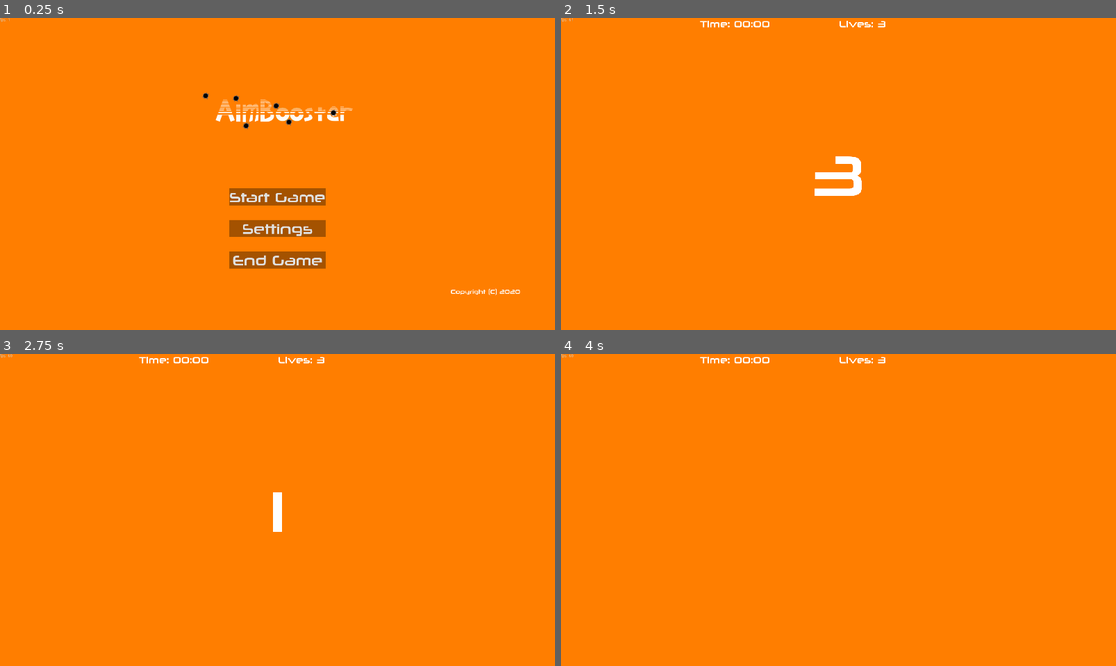
Above: before the commit, frames 1-4 (two rows, left to right).
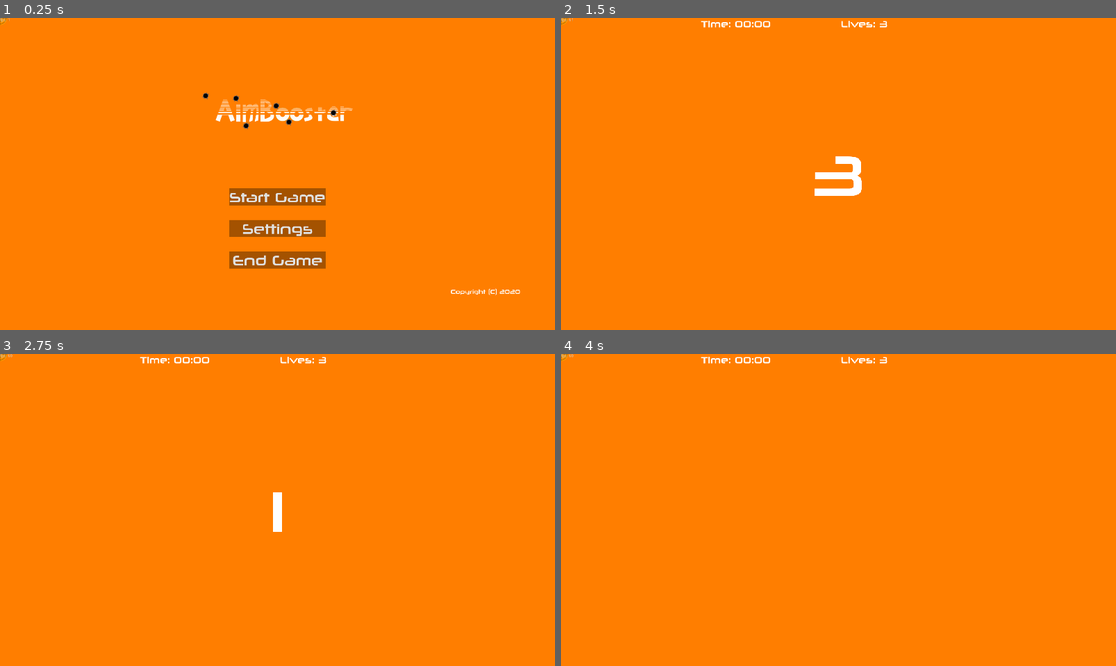
Above: after the commit, the same moments.

Repository: CasualYT31/aimbooster
Game: Godot game, scene res://scenes/Root.tscn
The game is run twice, just before and just after one commit, with the same random seed, the same clock (stepped at 60 frames per second) and the same inputs.
Inputs (mouse positions are in pixels of both pictures, inside the frame that each line leads up to):
- Up to frame 1 (0.25 s): no input
- Up to frame 2 (1.5 s): click "Start Game" at 0.5 s; click (838, 158) at 1.25 s, where only the run before the commit has a clickable "Continue"
- Up to frame 3 (2.75 s): tap Enter at 2 s; move the mouse to (399, 494) at 2.02 s; click (399, 494) at 2.17 s
- Up to frame 4 (4 s): move the mouse to (727, 525) at 2.77 s; click (727, 525) at 2.92 s; tap Space at 3.5 s; move the mouse to (894, 441) at 3.52 s; click (894, 441) at 3.67 s

The runs differ from the first frame. In frame 1, less than 0.1% of the frame differs, in the area x 0-2%, y 0-3%; in frame 2, 0.2%, in the area x 0-59%, y 0-4%; in frame 3, 0.2%; in frame 4, 0.2%.

Commit message:
Project a bit messy, pushing before I make serious changes to menu switching

Diff:
--- /dev/null
+++ b/Test].tscn
@@ -0,0 +1,30 @@
+[gd_scene load_steps=2 format=2]
+
+[ext_resource path="res://scenes/Target.tscn" type="PackedScene" id=1]
+
+[node name="Node" type="Node"]
+
+[node name="Node2D" type="Node2D" parent="."]
+
+[node name="Area2D" parent="." instance=ExtResource( 1 )]
+
+[node name="Control2" type="Control" parent="."]
+margin_left = -8.47559
+margin_top = -8.47571
+margin_right = 31.5244
+margin_bottom = 31.5243
+mouse_filter = 2
+__meta__ = {
+"_edit_use_anchors_": false
+}
+
+[node name="Area2D2" parent="." instance=ExtResource( 1 )]
+position = Vector2( 122.898, 120.779 )
+
+[node name="Control" type="Control" parent="."]
+anchor_right = 1.0
+anchor_bottom = 1.0
+mouse_filter = 2
+__meta__ = {
+"_edit_use_anchors_": false
+}
--- a/scenes/GameMenu.tscn
+++ b/scenes/GameMenu.tscn
@@ -41,10 +41,13 @@
 [node name="GameMenu" type="Control"]
 anchor_right = 1.0
 anchor_bottom = 1.0
+mouse_filter = 2
 script = ExtResource( 2 )
 __meta__ = {
 "_edit_use_anchors_": false
 }
+
+[node name="TargetParent" type="Node2D" parent="."]
 
 [node name="StartCountdown" type="Label" parent="."]
 anchor_top = 0.5
@@ -58,56 +61,60 @@
 "_edit_use_anchors_": false
 }
 
-[node name="TargetParent" type="Node2D" parent="."]
-
 [node name="GameGUI" type="VBoxContainer" parent="."]
 anchor_right = 1.0
 anchor_bottom = 1.0
+margin_right = 12.0
+margin_bottom = 40.0
+mouse_filter = 2
 __meta__ = {
 "_edit_use_anchors_": false
 }
 
 [node name="HUD" type="HBoxContainer" parent="GameGUI"]
-margin_right = 1920.0
+margin_right = 1932.0
 margin_bottom = 40.0
+mouse_filter = 2
 size_flags_horizontal = 3
 size_flags_vertical = 0
 
 [node name="EmptyLabel1" type="Label" parent="GameGUI/HUD"]
 margin_top = 13.0
-margin_right = 477.0
+margin_right = 480.0
 margin_bottom = 27.0
 size_flags_horizontal = 3
 
 [node name="TimeLabel" type="Label" parent="GameGUI/HUD"]
-margin_left = 481.0
-margin_right = 958.0
+margin_left = 484.0
+margin_right = 964.0
 margin_bottom = 40.0
 size_flags_horizontal = 3
 custom_fonts/font = SubResource( 2 )
 align = 3
 
 [node name="LivesLabel" type="Label" parent="GameGUI/HUD"]
-margin_left = 962.0
-margin_right = 1439.0
+margin_left = 968.0
+margin_right = 1448.0
 margin_bottom = 40.0
 size_flags_horizontal = 3
 custom_fonts/font = SubResource( 3 )
 align = 3
 
 [node name="EmptyLabel2" type="Label" parent="GameGUI/HUD"]
-margin_left = 1443.0
+margin_left = 1452.0
 margin_top = 13.0
-margin_right = 1920.0
+margin_right = 1932.0
 margin_bottom = 27.0
 size_flags_horizontal = 3
 
 [node name="PauseMenu" type="MarginContainer" parent="GameGUI"]
 pause_mode = 2
-margin_left = 816.0
-margin_top = 374.0
-margin_right = 1103.0
-margin_bottom = 749.0
+visible = false
+margin_left = 822.0
+margin_top = 394.0
+margin_right = 1109.0
+margin_bottom = 769.0
+mouse_filter = 2
 size_flags_horizontal = 4
 size_flags_vertical = 6
 __meta__ = {
--- a/scenes/MainMenu.tscn
+++ b/scenes/MainMenu.tscn
@@ -23,6 +23,7 @@
 [node name="Control" type="Control"]
 anchor_right = 1.0
 anchor_bottom = 1.0
+mouse_filter = 2
 script = ExtResource( 4 )
 __meta__ = {
 "_edit_use_anchors_": false
--- a/scripts/Game.gd
+++ b/scripts/Game.gd
@@ -87,7 +87,7 @@
 		statistics.increaseMaxScore(targetHealth)
 		var newTarget = Target.instance()
 		newTarget.initialiseTarget(settings, targetType, targetHealth, targetStartPosition, targetEndPosition, activeLifeOfTarget)
-		get_node("TargetParent").add_child(newTarget)
+		$TargetParent.add_child(newTarget)
 		var err = str(newTarget.connect("target_hit", self, "_on_target_hit")) + ","
 		err += str(newTarget.connect("target_miss", self, "_on_target_miss")) + ","
 		err += str(newTarget.connect("target_destroy", self, "_on_target_destroy")) + ","
--- a/scripts/Global.gd
+++ b/scripts/Global.gd
@@ -41,7 +41,9 @@
 		menuNode.free()
 	menuNode = load(path).instance()
 	add_child(menuNode)
-	menuNode.raise()
+	var test = load("res://scenes/Target.tscn").instance()
+	add_child(test)
+	# menuNode.raise() # not even sure if this is necessary anymore?
 
 func recallWindowPosition():
 	var file = File.new()
--- a/scripts/Target.gd
+++ b/scripts/Target.gd
@@ -75,14 +75,14 @@
 	activeDuration = howLongToKeepOnScreen
 	position = startPos
 
-func _process(delta):
-	internalTimer += delta
-	if internalTimer >= activeDuration:
-		get_parent().remove_child(self)
-		emit_signal("target_miss")
+#func _process(delta):
+#	internalTimer += delta
+#	if internalTimer >= activeDuration:
+#		get_parent().remove_child(self)
+#		emit_signal("target_miss")
+#	pass
 
 func _on_Area2D_input_event(viewport, event, shape_idx):
-	OS.alert("test")
 	if event is InputEventMouseButton:
 		if event.is_pressed():
 			print("Object hit")
